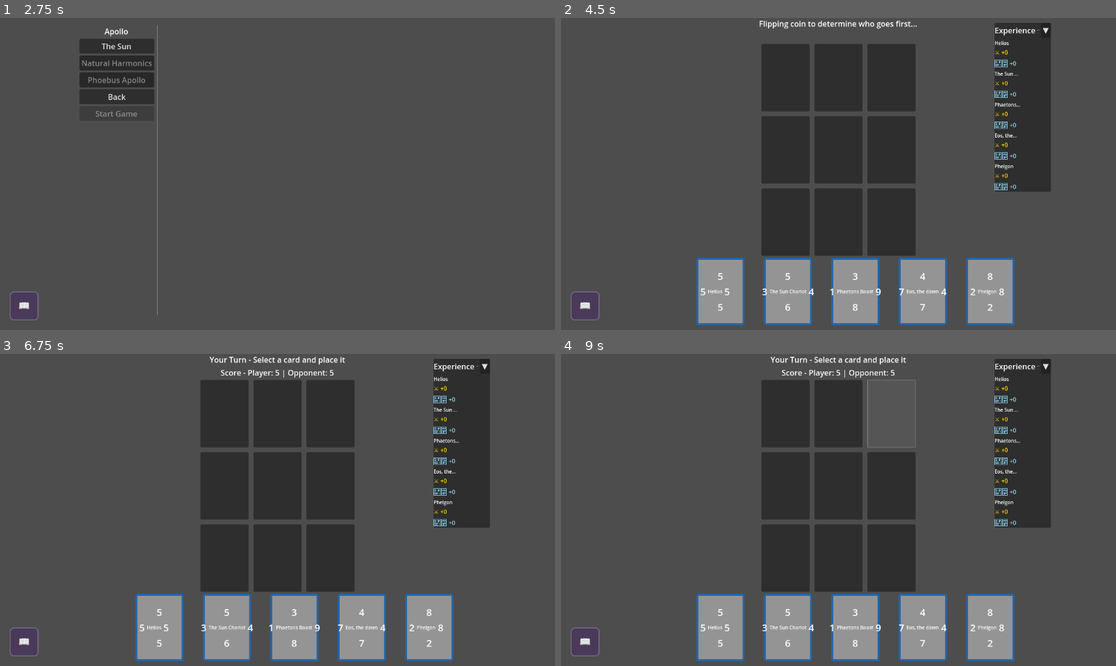
Above: before the commit, frames 1-4 (two rows, left to right).
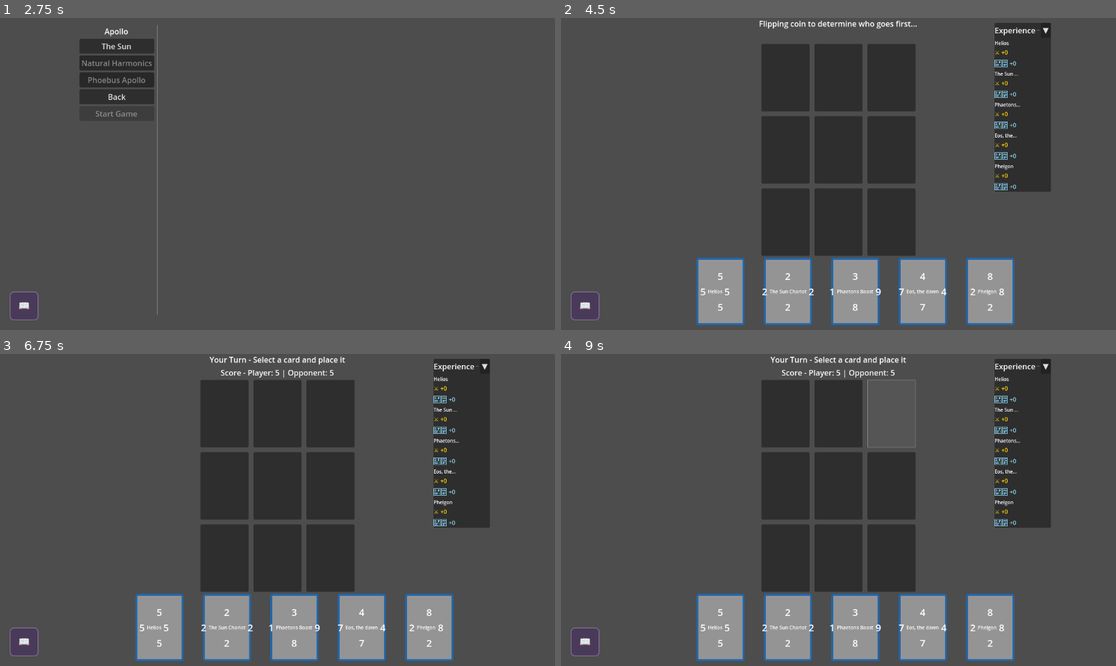
Above: after the commit, the same moments.

Repository: leslieharding/Mnemosyne
Game: Godot game, scene res://Scenes/MainMenu.tscn
The game is run twice, just before and just after one commit, with the same random seed, the same clock (stepped at 60 frames per second) and the same inputs.
Inputs (mouse positions are in pixels of both pictures, inside the frame that each line leads up to):
- Up to frame 1 (2.75 s): click "New Game" at 0.5 s; click "New Game" at 1.25 s; click "Apollo" at 2 s
- Up to frame 2 (4.5 s): click "The Sun" at 2.75 s; click "Start Game" at 3.5 s; click "Battle Shadow Acolyte" at 4.25 s
- Up to frame 3 (6.75 s): click "📖" at 5 s; click "▼" at 5.75 s; click "X" at 6.5 s
- Up to frame 4 (9 s): tap Enter (ui_accept) at 7.25, 7.52, 8, 8.27, 8.75 s; move the mouse to (960, 494) at 7.27 s; hold Right (ui_right) 7.28-8.03 s; click (960, 494) at 7.42 s; move the mouse to (727, 525) at 8.02 s; hold Down (ui_down) 8.03-8.78 s; move the mouse to (894, 441) at 8.77 s; hold Right (ui_right) from 8.78 s (still down)

Frame 1 is identical in both runs. In frame 2, less than 0.1% of the frame differs, in the area x 36-46%, y 81-94%; in frame 3, less than 0.1%; in frame 4, less than 0.1%.

Commit message:
on capture implemented

Diff:
--- /dev/null
+++ b/Resources/Abilities/stat_nullify.tres
@@ -0,0 +1,10 @@
+[gd_resource type="Resource" script_class="StatNullifyAbility" load_steps=2 format=3 uid="uid://bvhx0fm5n8dyo"]
+
+[ext_resource type="Script" uid="uid://dgsvwgjhs2vju" path="res://Resources/Abilities/stat_nullify_ability.gd" id="1_2v441"]
+
+[resource]
+script = ExtResource("1_2v441")
+ability_name = "Stat Nullify"
+description = "When this card is captured its stats are reduced to 1."
+unlock_level = 0
+trigger_condition = 2
--- /dev/null
+++ b/Resources/Abilities/stat_nullify_ability.gd
@@ -0,0 +1,54 @@
+# res://Resources/Abilities/stat_nullify_ability.gd
+class_name StatNullifyAbility
+extends CardAbility
+
+func _init():
+	ability_name = "Stat Nullify"
+	description = "When this card is captured, its stats are reduced to 1,1,1,1 making it easier to recapture"
+	trigger_condition = TriggerType.ON_CAPTURE
+
+func execute(context: Dictionary) -> bool:
+	if not can_execute(context):
+		return false
+
+	# Get the card that was just captured (this card)
+	var captured_card = context.get("captured_card")
+	var captured_position = context.get("captured_position", -1)
+	var capturing_card = context.get("capturing_card")
+	var game_manager = context.get("game_manager")
+
+	print("StatNullifyAbility: Starting execution for captured card at position ", captured_position)
+
+	# Safety checks
+	if not captured_card:
+		print("StatNullifyAbility: No captured card provided")
+		return false
+
+	if captured_position == -1:
+		print("StatNullifyAbility: Invalid captured position")
+		return false
+
+	if not game_manager:
+		print("StatNullifyAbility: No game manager provided")
+		return false
+
+	# Store original values for logging
+	var original_values = captured_card.values.duplicate()
+
+	# Set all stats to 1,1,1,1
+	captured_card.values[0] = 1  # North
+	captured_card.values[1] = 1  # East
+	captured_card.values[2] = 1  # South
+	captured_card.values[3] = 1  # West
+
+	print(ability_name, " activated! ", captured_card.card_name, " was captured and nullified its own stats!")
+	print("Stats changed from ", original_values, " to ", captured_card.values)
+
+	# Update the visual display
+	if game_manager.has_method("update_card_display"):
+		game_manager.update_card_display(captured_position, captured_card)
+
+	return true
+
+func can_execute(context: Dictionary) -> bool:
+	return true
--- a/Resources/Collections/Apollo.tres
+++ b/Resources/Collections/Apollo.tres
@@ -6,6 +6,7 @@
 [ext_resource type="Script" uid="uid://bdwr18g3ouvfo" path="res://Resources/god_card_collection.gd" id="3_cm1c1"]
 [ext_resource type="Script" uid="uid://bqbrhjegh1g6e" path="res://Resources/Abilities/stat_boost_ability.gd" id="3_dwe15"]
 [ext_resource type="Script" uid="uid://b72irnrav5w53" path="res://Resources/Abilities/defensive_counter_ability.gd" id="4_dwe15"]
+[ext_resource type="Script" uid="uid://dgsvwgjhs2vju" path="res://Resources/Abilities/stat_nullify_ability.gd" id="4_ooqpa"]
 
 [sub_resource type="Resource" id="Resource_sfw3d"]
 script = ExtResource("3_dwe15")
@@ -24,18 +25,26 @@
 abilities = Array[ExtResource("2_cm1c1")]([SubResource("Resource_sfw3d")])
 metadata/_custom_type_script = "uid://lhqcxql28o5c"
 
+[sub_resource type="Resource" id="Resource_bj61k"]
+script = ExtResource("4_ooqpa")
+ability_name = "Stat Nullify"
+description = "When this card is captured its stats are reduced to 1."
+unlock_level = 0
+trigger_condition = 2
+metadata/_custom_type_script = "uid://dgsvwgjhs2vju"
+
 [sub_resource type="Resource" id="Resource_w7xgs"]
 script = ExtResource("1_vqrrp")
 card_name = "The Sun Chariot"
-values = Array[int]([5, 4, 6, 3])
+values = Array[int]([2, 2, 2, 2])
 description = "Helios graces us with his presence"
-abilities = Array[ExtResource("2_cm1c1")]([])
+abilities = Array[ExtResource("2_cm1c1")]([SubResource("Resource_bj61k")])
 metadata/_custom_type_script = "uid://lhqcxql28o5c"
 
 [sub_resource type="Resource" id="Resource_l7o3e"]
 script = ExtResource("4_dwe15")
 ability_name = "Defensive Counter"
-description = "hen this card successfully defends against an enemy attack, capture the attacking card"
+description = "When this card successfully defends against an enemy attack, capture the attacking card"
 unlock_level = 0
 trigger_condition = 1
 metadata/_custom_type_script = "uid://b72irnrav5w53"
--- a/Scripts/apollo_game.gd
+++ b/Scripts/apollo_game.gd
@@ -310,6 +310,23 @@
 							var card_collection_index = get_card_collection_index(grid_index)
 							if card_collection_index != -1:
 								get_node("/root/RunExperienceTrackerAutoload").add_capture_exp(card_collection_index, 10)
+
+						# Execute ON_CAPTURE abilities on the card that was just captured
+						var captured_card_level = get_card_level(get_card_collection_index(adj_index))
+						if adjacent_card.has_ability_type(CardAbility.TriggerType.ON_CAPTURE, captured_card_level):
+							print("Executing ON_CAPTURE abilities for captured card: ", adjacent_card.card_name)
+
+							var capture_context = {
+								"capturing_card": attacking_card,
+								"capturing_position": grid_index,
+								"captured_card": adjacent_card,
+								"captured_position": adj_index,
+								"game_manager": self,
+								"direction": direction.name,
+								"card_level": captured_card_level
+							}
+
+							adjacent_card.execute_abilities(CardAbility.TriggerType.ON_CAPTURE, capture_context, captured_card_level)
 					else:
 						# Defense successful - check for ON_DEFEND abilities
 						print("Defense successful at slot ", adj_index, "!")
Not shown, added: Resources/Abilities/stat_nullify_ability.gd.uid
Not shown: 1 places in Resources/Collections/Apollo.tres that only renumber resources
